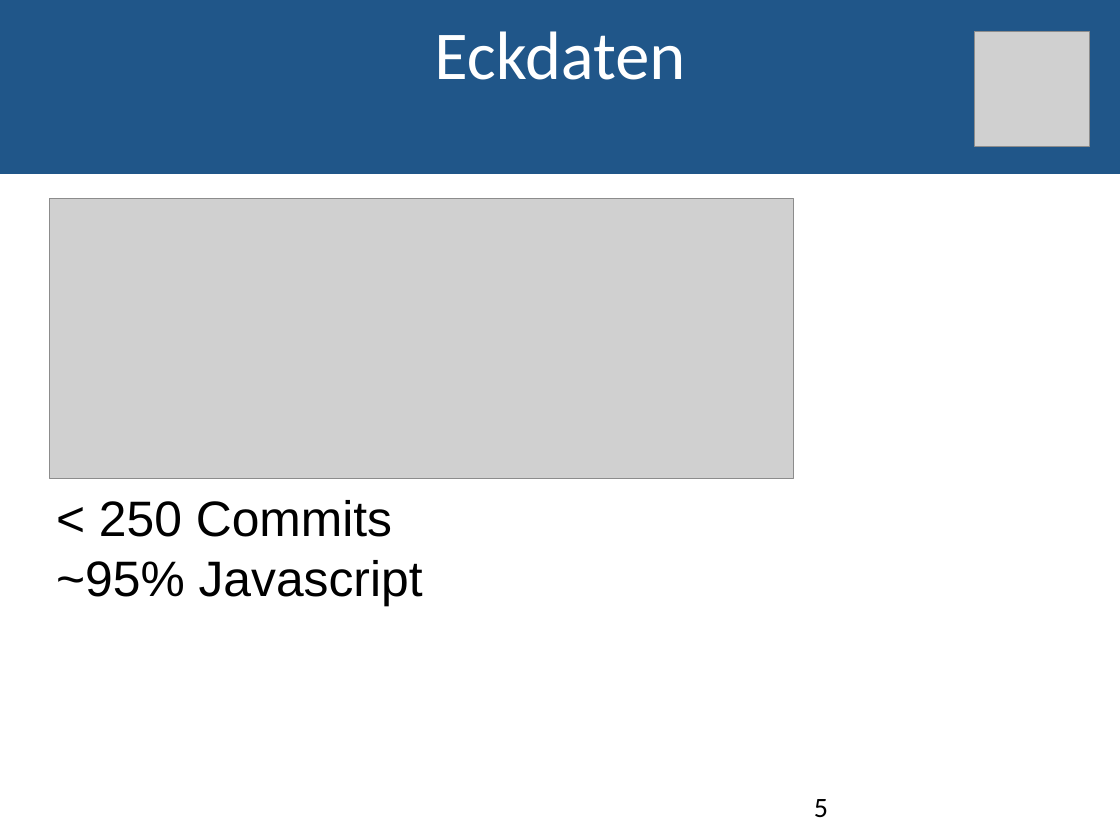
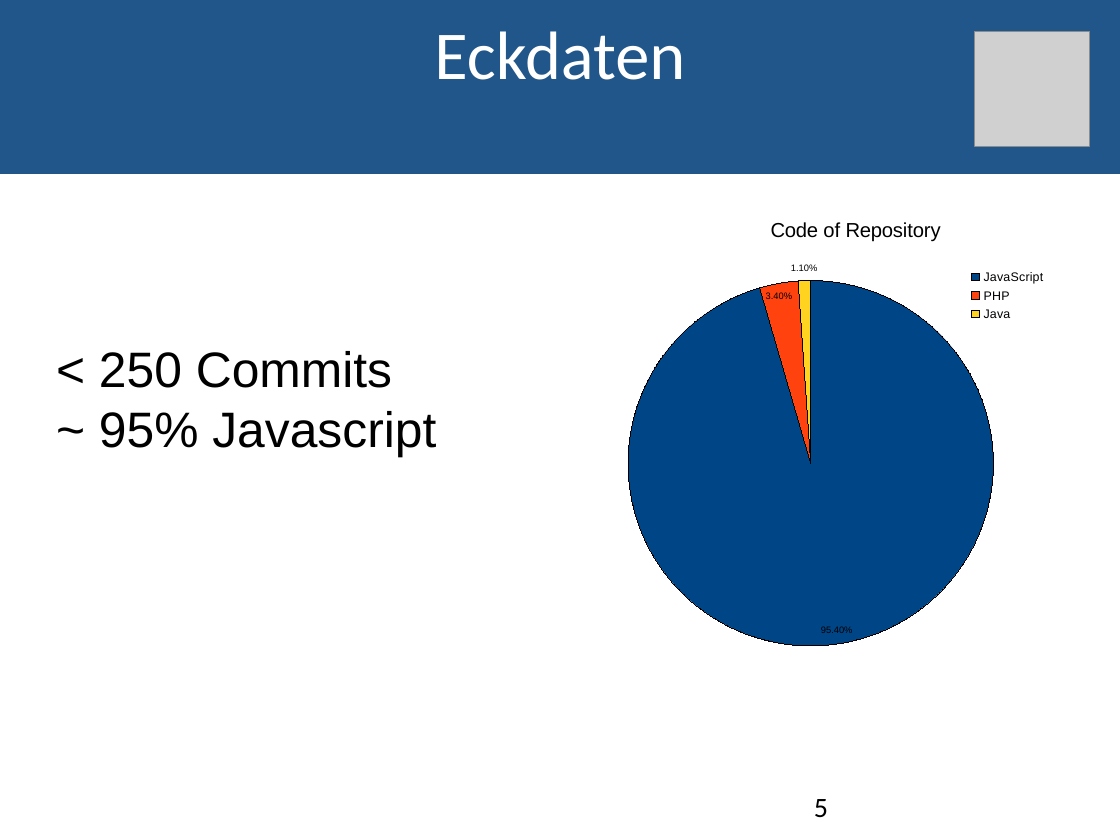
Before and after one commit to JoHae/htwg.seapal.akjjjh, a slide deck: slide 5 of docs/Seapal_Praesi.odp. Drawn at 1120x840 pixels with LibreOffice and Linux fonts; fonts in the diff are those of the drawing; grey boxes stand for pictures. Boxes give left, top, right and bottom in pixels: in the first picture for what was removed or moved away, otherwise in the second. Text is boxed around its words. In the diff, an @@ line names an element or a change of style, - is before the commit and + after.

Commit message:
pres

```diff
--- a/docs/Seapal_Praesi.odp
+++ b/docs/Seapal_Praesi.odp
@@ picture removed at (49, 198, 794, 478) @@
@@ text "< 250 Commits": place and size @@
-text "< 250 Commits" at (56, 500, 423, 606)
+text "< 250 Commits" at (99, 351, 436, 457)
@@ pie chart added at (591, 198, 1120, 661) @@
+title "Code of Repository"
+categories: JavaScript, PHP, Java
+Series 1: 0.954, 0.034, 0.011
@@ text at (99, 411, 436, 457): spaces changed @@
-~95% Javascript
+~ 95% Javascript
```
